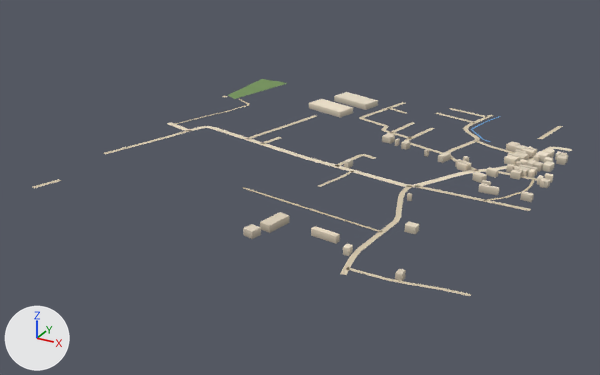
A saved change to the glTF model public/assets/bengaluru-region-v1/tiles/t33_9-l0.glb.
One viewpoint serves both versions: a camera (50 mm lens) standing at (17170.0, 3908.0, 373.0) and looking at (16724.0, 4719.0, -32.0). Every picture has the same lights, and +X, +Y and +Z are marked at lower left. The picture after the commit comes second.

The scene before the commit, as lines of its bpy script (objects in view):
```python
me_building = bpy.data.meshes.new('building')
me_building.from_pydata(...)  # 492 vertices, 616 faces; spans x 134.0..503.0, y 14.0..481.0, z 0.0..8.0
me_building.materials.append(mat_building)
me_ground = bpy.data.meshes.new('ground')
me_ground.from_pydata(...)  # 406 vertices, 349 faces; spans x -3.0..501.0, y -1.0..503.0, z 1.0
me_ground.materials.append(mat_ground)
ob_building = bpy.data.objects.new('building', me_building)
ob_building.location = (16500.0, 4500.0, 0.0)
ob_ground = bpy.data.objects.new('ground', me_ground)
ob_ground.location = (16500.0, 4500.0, 0.0)
```
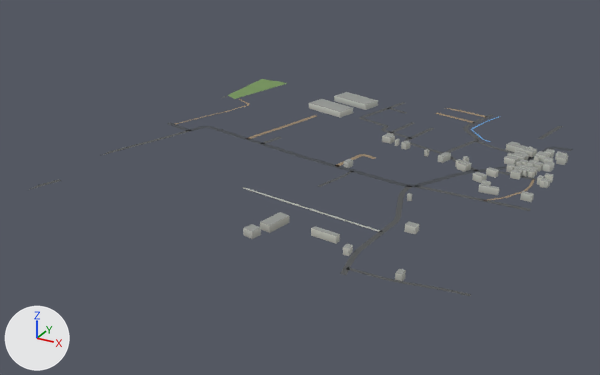
Pixel boxes [x1, y1, x2, y2] of what changed, in the pictures (600 x 375 px; the box of a moved part takes in the faces that stretch with it):
part 1 of me_building, recoloured
    both: [243, 92, 568, 281]
part 2 of me_ground, moved or reshaped
    before: [33, 122, 174, 188]
    after: [29, 122, 174, 190]
part 3 of me_ground, moved or reshaped
    before: [449, 108, 572, 151]
    after: [447, 108, 572, 151]
part 4 of me_ground, moved or reshaped
    both: [359, 112, 376, 122]
part 5 of me_ground, recoloured
    both: [147, 99, 570, 291]

What the commit changed:
me_building is used by ob_building; location (16500.0, 4500.0, 0.0).
me_building had 492 vertices, 616 faces and spanned x 134.0..503.0, y 14.0..481.0, z 0.0..8.0.
me_building now has 492 vertices, 740 faces and spans x 134.0..503.0, y 14.0..481.0, z 0.0..8.0.
me_building part 1: 616 kept faces spanning x 134.0..503.0, y 14.0..481.0, z 0.0..8.0 get new vertex colours.
me_ground is used by ob_ground; location (16500.0, 4500.0, 0.0).
me_ground had 406 vertices, 349 faces and spanned x -3.0..501.0, y -1.0..503.0, z 1.0.
me_ground now has 409 vertices, 352 faces and spans x 0.0..500.0, y 0.0..500.0, z 1.0.
me_ground part 2: 4 vertices moved from x -1.0..24.0, y 183.0..261.0, z 1.0 to x 0.0..22.0, y 178.0..261.0, z 1.0; 6 vertices removed from x -3.0..13.0, y 8.0..156.0, z 1.0; 9 vertices added at x 0.0..10.0, y 0.0..146.0, z 1.0.
me_ground part 3: 6 vertices moved from x 340.0..501.0, y 412.0..499.0, z 1.0 to x 337.0..500.0, y 420.0..500.0, z 1.0; 4 vertices removed from x 311.0..499.0, y 420.0..503.0, z 1.0; 5 vertices added at x 304.0..500.0, y 412.0..500.0, z 1.0.
me_ground part 4: 4 vertices removed from x 216.0..222.0, y 397.0..405.0, z 1.0; 4 vertices added at x 216.0..222.0, y 397.0..404.0, z 1.0.
me_ground part 5: 306 kept faces spanning x 0.0..500.0, y 0.0..500.0, z 1.0 get new vertex colours; the middle colour goes from beige #d7c9ae to dark grey #535556.
Other edits to the shape of me_ground do not show in these pictures.
